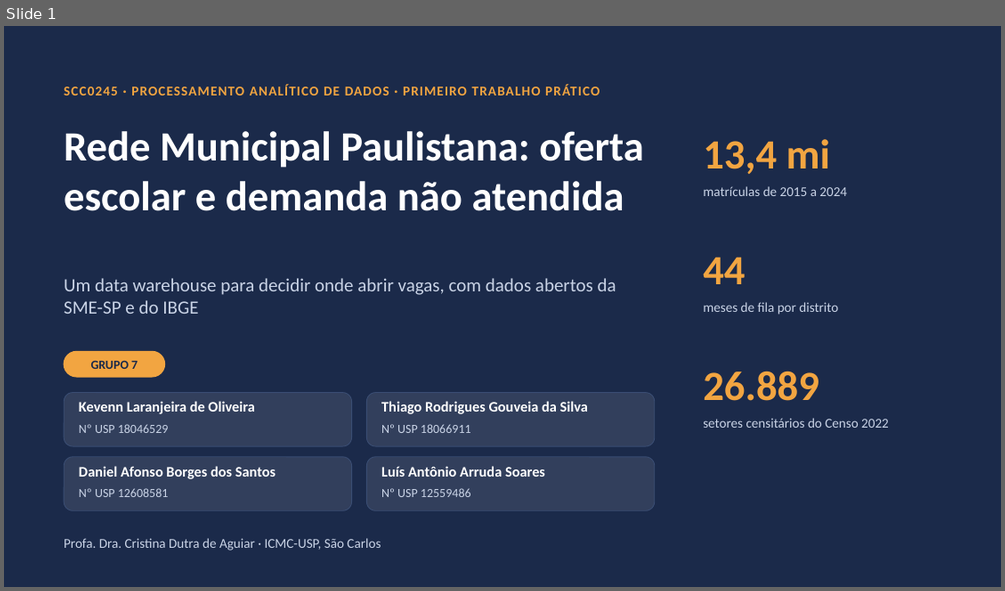
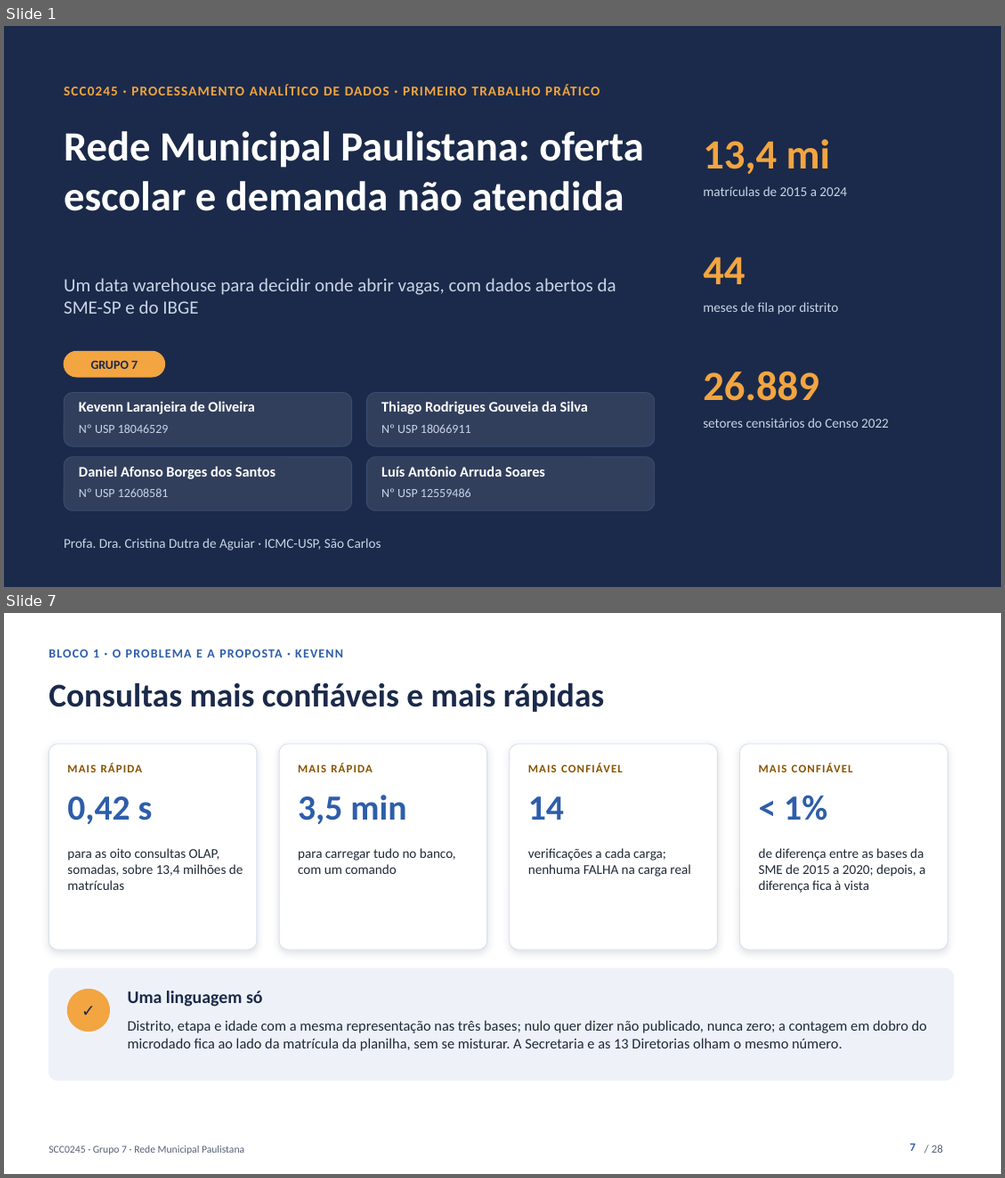
Before and after one commit to kevennlaranjeira/OLAP2026, a slide deck: docs/apresentacao/apresentacao-projeto1.pptx. Shown one above the other, each under a label of ours: slide 1 before the commit, slides 1 and 7 after it; the slides between them are not shown. The pictures are 1005x591 and 1005x1178 pixels, drawn with LibreOffice and Linux fonts; fonts in the diff are those of the drawing. Boxes give left, top, right and bottom in pixels: in the first picture for what was removed or moved away, otherwise in the second. Text is boxed around its words. In the diff, an @@ line names an element or a change of style, - is before the commit and + after.

Commit message:
docs(apresentacao): abertura sem persona, com a queda da fila e o que a proposta melhora (#16)
A história da Ana sai da apresentação. O bloco 1 agora segue uma linha:
- a fila de creche caiu 97% de 2015 a 2024, mas 3.633 crianças ainda esperavam;
- um slide escuro pergunta à plateia "e se fosse o seu filho?" (a criança fora da creche, o trabalho, a casa);
- o problema é onde abrir vaga: 2.502 das 3.633 esperavam uma unidade específica, e quem aceita qualquer unidade não esperava mais de 30 dias.

Dois slides novos mostram como a proposta ajuda a fila a cair mais. "Hoje, os dados se repetem e não conversam" traz quatro casos reais da nossa carga: 38.869 matrículas de creche que pareciam ativas em 2022, 193 códigos para 4.011 escolas em 2024, totais da fila que não fecham e zero que não é zero. "Consultas mais confiáveis e mais rápidas" traz o que medimos: 0,42 s para as oito consultas, 3,5 min de carga, 14 verificações e menos de 1% de diferença entre as bases.

O bloco 4 troca o fim da Ana por um exemplo (Grajaú e Tremembé) e pela volta à pergunta do começo. O bloco 1 fica com 7 minutos e os outros com 5. Os docs registram o tempo das consultas e a nova divisão. pptx, HTML e PDF vão para 28 slides.

```diff
--- a/docs/apresentacao/apresentacao-projeto1.pptx
+++ b/docs/apresentacao/apresentacao-projeto1.pptx
@@ slide 7 added at [4, 613, 1001, 1174], background #FFFFFF @@
@@ text added at [48, 649, 343, 657], 12 pt, text #2E5EAA, bold @@
+BLOCO 1 · O PROBLEMA E A PROPOSTA · KEVENN
@@ text added at [48, 682, 604, 712], 32 pt, text #1B2A4A, bold @@
+Consultas mais confiáveis e mais rápidas
@@ rounded rectangle added at [48, 744, 257, 949], fill #FFFFFF, outline #D6E0F0 0.75 pt @@
@@ rounded rectangle added at [279, 744, 487, 949], fill #FFFFFF, outline #D6E0F0 0.75 pt @@
@@ rounded rectangle added at [510, 744, 718, 949], fill #FFFFFF, outline #D6E0F0 0.75 pt @@
@@ rounded rectangle added at [740, 744, 947, 949], fill #FFFFFF, outline #D6E0F0 0.75 pt @@
@@ text added at [67, 763, 143, 772], 11 pt, text #8A5300, bold @@
+MAIS RÁPIDA
@@ text added at [298, 763, 372, 772], 11 pt, text #8A5300, bold @@
+MAIS RÁPIDA
@@ text added at [528, 763, 623, 772], 11 pt, text #8A5300, bold @@
+MAIS CONFIÁVEL
@@ text added at [759, 763, 853, 772], 11 pt, text #8A5300, bold @@
+MAIS CONFIÁVEL
@@ text added at [67, 796, 153, 824], 34 pt, text #2E5EAA, bold @@
+0,42 s
@@ text added at [298, 795, 406, 824], 34 pt, text #2E5EAA, bold @@
+3,5 min
@@ text added at [528, 796, 564, 819], 34 pt, text #2E5EAA, bold @@
+14
@@ text added at [784, 795, 827, 820], 34 pt, text #2E5EAA, bold @@
+< 1%
@@ text added at [67, 848, 243, 890], 13 pt, text #1F2937 @@
+para as oito consultas OLAP, somadas, sobre 13,4 milhões de matrículas
@@ text added at [298, 848, 456, 874], 13 pt, text #1F2937 @@
+para carregar tudo no banco, com um comando
@@ text added at [528, 848, 690, 876], 13 pt, text #1F2937 @@
+verificações a cada carga; nenhuma FALHA na carga real
@@ text added at [759, 848, 925, 892], 13 pt, text #1F2937 @@
+de diferença entre as bases da SME de 2015 a 2020; depois, a diferença fica à vista
@@ rounded rectangle added at [48, 968, 954, 1080], fill #EEF2F8, outline #EEF2F8 0.75 pt @@
@@ ellipse added at [67, 989, 109, 1031], fill #F2A541, outline #F2A541 1 pt @@
@@ text added at [67, 989, 109, 1031], 16 pt, text #1B2A4A, bold @@
+✓
@@ text added at [128, 990, 263, 1006], 17 pt, text #1B2A4A, bold @@
+Uma linguagem só
@@ text added at [128, 1020, 927, 1051], 14 pt, text #1F2937 @@
+Distrito, etapa e idade com a mesma representação nas três bases; nulo quer dizer não publicado, nunca zero; a contagem em dobro do microdado fica ao lado da matrícula da planilha, sem se misturar. A Secretaria e as 13 Diretorias olham o mesmo número.
@@ text added at [48, 1145, 244, 1154], 10 pt, text #566175 @@
+SCC0245 · Grupo 7 · Rede Municipal Paulistana
@@ page number added at [910, 1143, 915, 1151], 11 pt, text #2E5EAA, bold @@
+7
@@ text added at [931, 1144, 943, 1152], 11 pt, text #566175 @@
+/ 28
```
Also in this commit, not shown: 24 slides changed, 2 other slides added, 1 slide removed, 9 other files.
